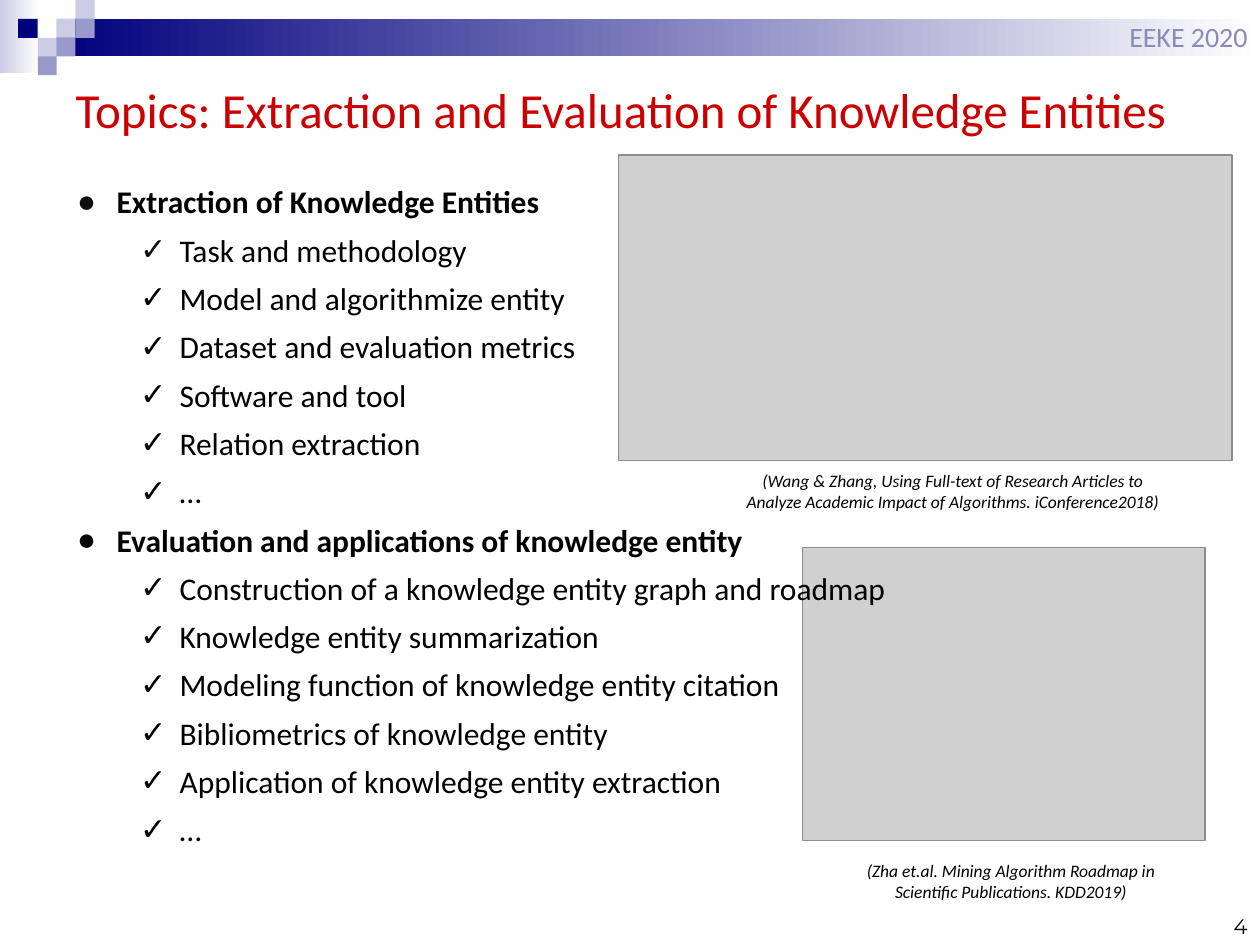
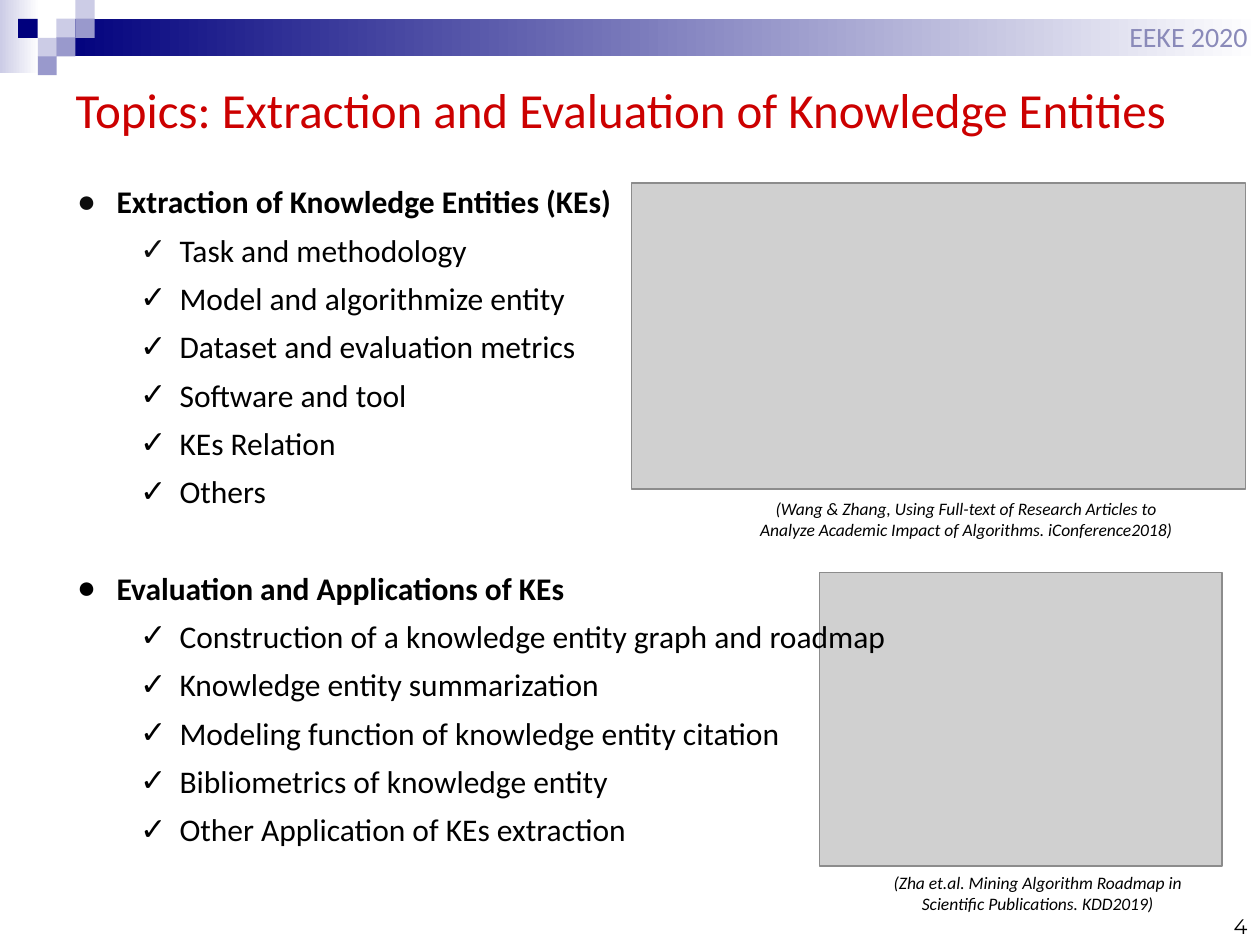
Before and after one commit to EEKE2020/EEKE2020.github.io, a slide deck: slide 4 of slides/eeke2020_intro.pptx. Drawn at 1260x945 pixels with LibreOffice and Linux fonts; fonts in the diff are those of the drawing; grey boxes stand for pictures. Boxes give left, top, right and bottom in pixels: in the first picture for what was removed or moved away, otherwise in the second. Text is boxed around its words. In the diff, an @@ line names an element or a change of style, - is before the commit and + after.

```diff
--- a/slides/eeke2020_intro.pptx
+++ b/slides/eeke2020_intro.pptx
@@ text at <box>117,190,611,219</box>: text changed @@
-● Extraction of Knowledge Entities
+● Extraction of Knowledge Entities (KEs)
@@ picture: place and size @@
-picture at <box>619,155,1232,461</box>
+picture at <box>631,183,1245,489</box>
@@ text at <box>117,433,564,605</box>: text changed @@
-  ✓ Relation extraction
-  ✓ …
-● Evaluation and applications of knowledge entity
+  ✓ KEs Relation
+  ✓ Others
+● Evaluation and Applications of KEs
@@ text "(Wang & Zhang, Using Full-text ...": place and size @@
-text "(Wang & Zhang, Using Full-text ..." at <box>747,474,1159,511</box>
+text "(Wang & Zhang, Using Full-text ..." at <box>760,502,1172,539</box>
@@ picture: place and size @@
-picture at <box>803,547,1206,840</box>
+picture at <box>819,573,1222,867</box>
@@ text at <box>180,819,626,846</box>: text changed @@
-  ✓ Application of knowledge entity extraction
-  ✓ …
+  ✓ Other Application of KEs extraction
@@ text "(Zha et.al. Mining Algorithm Roadmap ...": place and size @@
-text "(Zha et.al. Mining Algorithm Roadmap ..." at <box>867,864,1155,900</box>
+text "(Zha et.al. Mining Algorithm Roadmap ..." at <box>894,876,1182,913</box>
```
